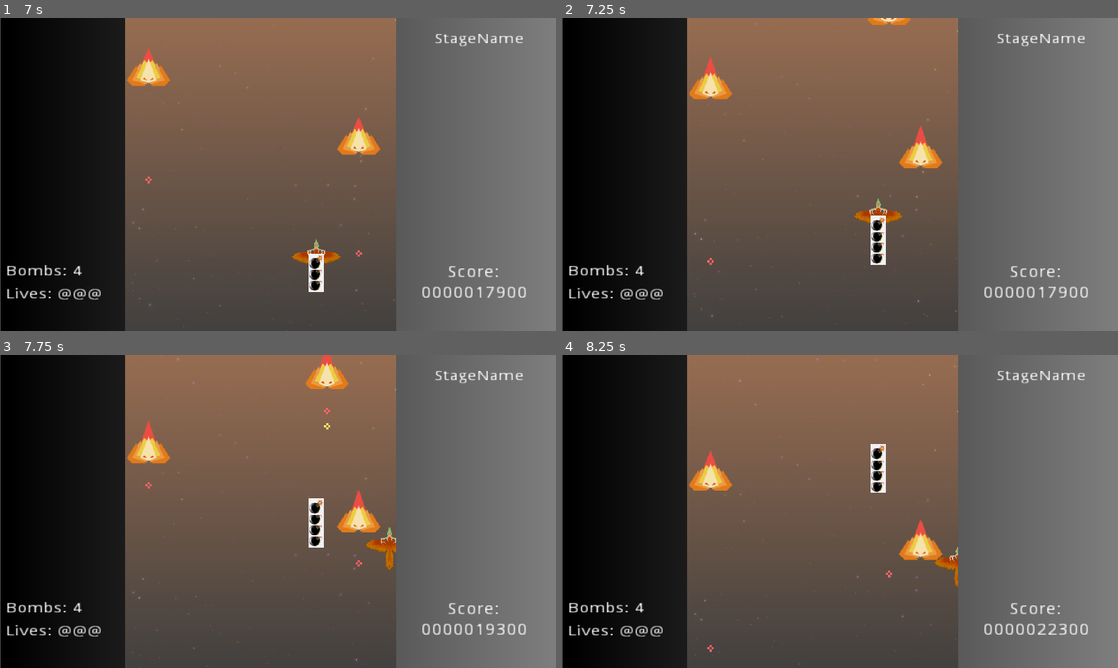
Above: before the commit, frames 1-4 (two rows, left to right).
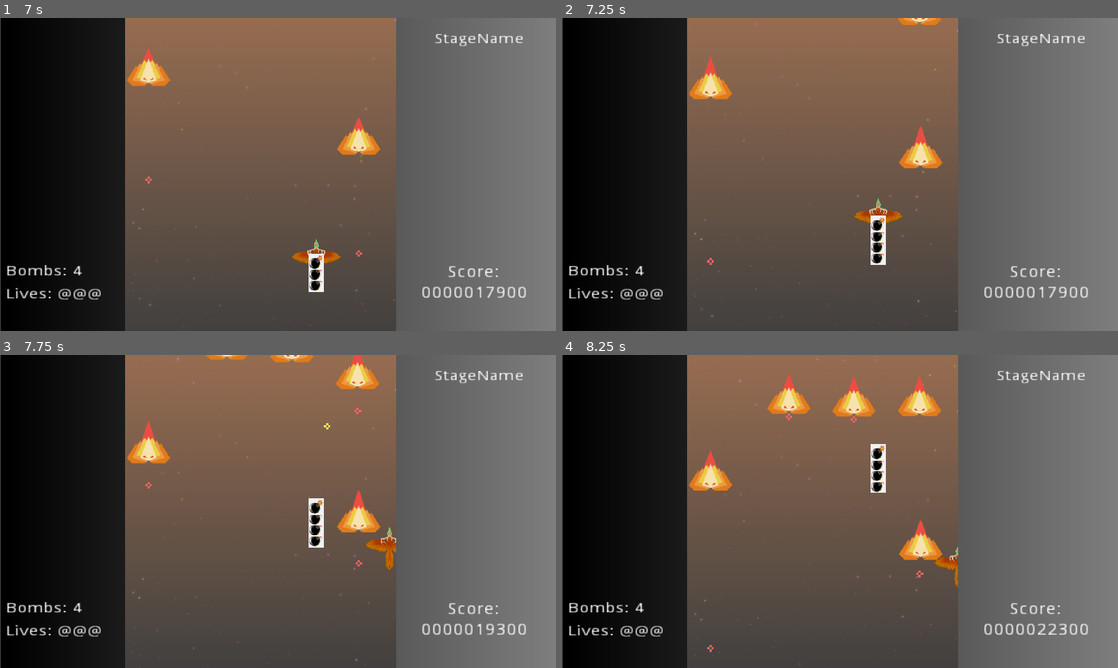
Above: after the commit, the same moments.

Repository: kyperbelt/MetalBurstPGJ
Game: Godot game, scene res://Screens/TitleScreen.tscn
Two runs of this game, one before a commit and one after it. Both use one fixed random seed, a clock stepped at 60 frames per second and the inputs below.
Inputs:
- Up to frame 1 (7 s): tap Enter (ui_accept) at 0.5, 0.77, 1.52, 3.02, 3.77, 4.52, 6.02, 6.77 s; hold D (move_right) 0.53-1.28 s; hold Space (fire) 0.53-1.28 s; hold S (move_down) 1.28-2.03 s; tap Shift (move_slower) at 1.35, 5.85 s; hold D (move_right) 2.03-2.78 s; hold X (player_bomb) 2.03-2.78 s; hold W (move_up) 2.78-3.53 s; tap Space (fire) at 2.85 s; hold Shift (move_slower) 3.53-4.28 s; hold A (move_left) 3.53-5.03 s; tap X (player_bomb) at 4.35 s; hold S (move_down) 5.03-5.78 s; hold Space (fire) 5.03-5.78 s; hold D (move_right) 5.78-6.53 s; hold W (move_up) from 6.53 s (still down); hold X (player_bomb) from 6.53 s (still down)
- Up to frame 2 (7.25 s): keep holding W (move_up); keep holding X (player_bomb)
- Up to frame 3 (7.75 s): release W (move_up) at 7.28 s; release X (player_bomb) at 7.28 s; hold D (move_right) from 7.28 s (still down); tap Space (fire) at 7.35 s; tap Enter (ui_accept) at 7.52 s
- Up to frame 4 (8.25 s): release D (move_right) at 8.03 s; hold S (move_down) from 8.03 s (still down); hold Shift (move_slower) from 8.03 s (still down)

Frame 1 is identical in both runs. In frame 2, 0.2% of the frame differs, in the area x 54-69%, y 0-3%; in frame 3, 1.2%; in frame 4, 1.6%, in the area x 36-69%, y 6-72%.

Commit message:
Test Stage Additional Stage Foes
-Added some additional stage foes to the stage
-Made one foe signifigantly faster than the rest (by changing the "speed" varaible)

Diff:
--- a/MetalBurstGame/Stages/TestStage.tscn
+++ b/MetalBurstGame/Stages/TestStage.tscn
@@ -24,10 +24,32 @@
 [node name="SpaceBackground" parent="Level" instance=ExtResource( 3 )]
 position = Vector2( -285.932, 0 )
 
+[node name="Ember5" parent="Level" groups=[
+"Enemy",
+] instance=ExtResource( 2 )]
+position = Vector2( 307.431, -1264.94 )
+speed = 200.0
+
+[node name="Ember6" parent="Level" groups=[
+"Enemy",
+] instance=ExtResource( 2 )]
+position = Vector2( 187.848, -1269.72 )
+speed = 200.0
+
 [node name="Spinner1" parent="Level" groups=[
 "Enemy",
 ] instance=ExtResource( 6 )]
-position = Vector2( 219.448, -854.592 )
+position = Vector2( 240.876, -1068.87 )
+
+[node name="Spinner2" parent="Level" groups=[
+"Enemy",
+] instance=ExtResource( 6 )]
+position = Vector2( 131.787, -1144.85 )
+
+[node name="Spinner3" parent="Level" groups=[
+"Enemy",
+] instance=ExtResource( 6 )]
+position = Vector2( 344.121, -1135.11 )
 
 [node name="Ember1" parent="Level" groups=[
 "Enemy",
@@ -42,7 +64,7 @@
 [node name="Ember3" parent="Level" groups=[
 "Enemy",
 ] instance=ExtResource( 2 )]
-position = Vector2( 372.051, -593.675 )
+position = Vector2( 428.544, -593.675 )
 
 [node name="Ember4" parent="Level" groups=[
 "Enemy",
